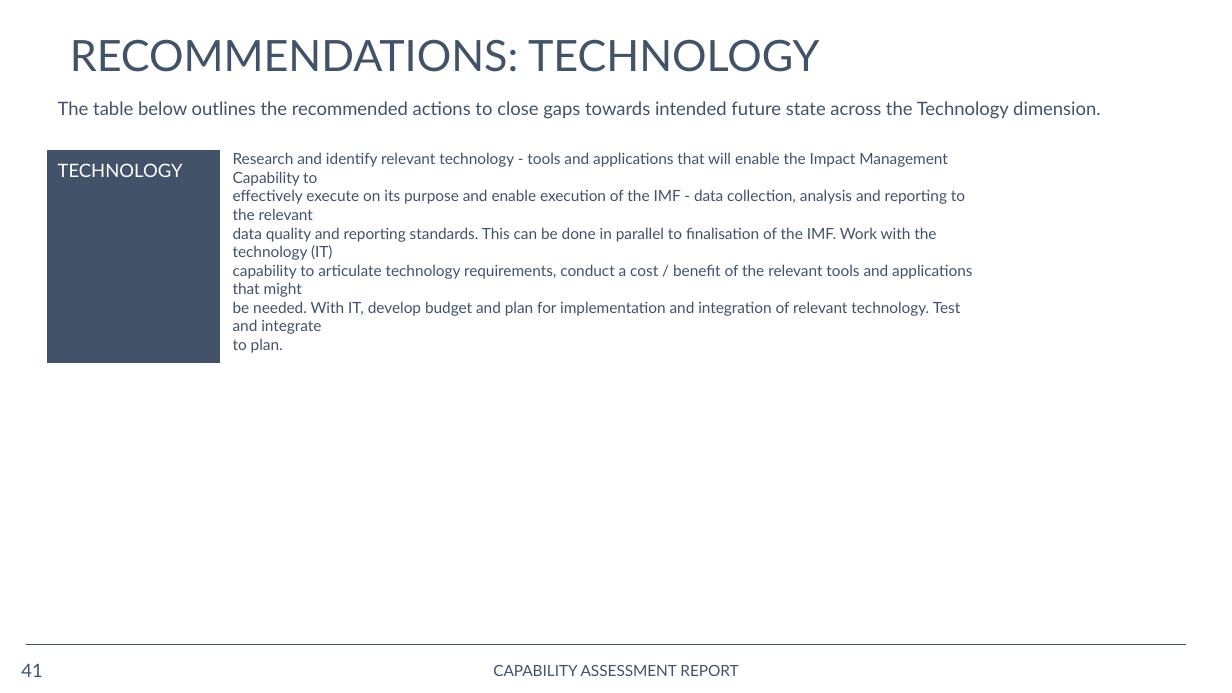
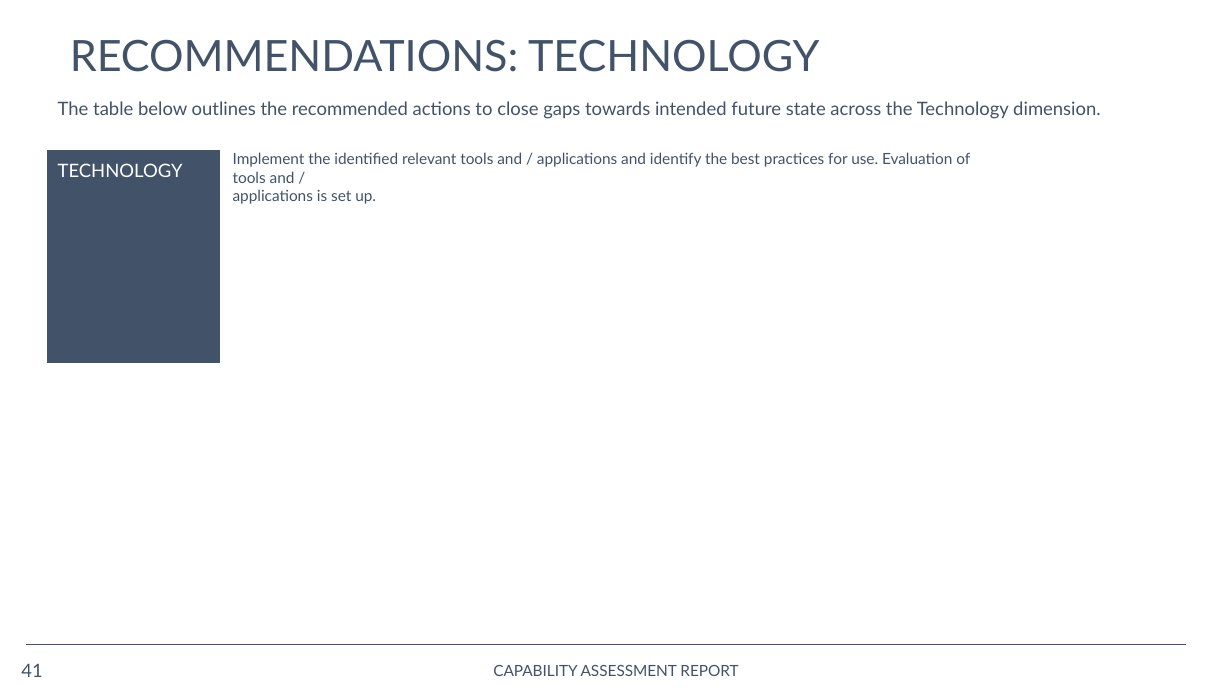
Before and after one commit to opus-meum/power-automate, a slide deck: slide 41 of Capability Assessment Report.pptx. Drawn at 1232x693 pixels with LibreOffice and Linux fonts; fonts in the diff are those of the drawing; background and template pictures are left out. Boxes give left, top, right and bottom in pixels: in the first picture for what was removed or moved away, otherwise in the second. Text is boxed around its words. In the diff, an @@ line names an element or a change of style, - is before the commit and + after.

```diff
--- a/Capability Assessment Report.pptx
+++ b/Capability Assessment Report.pptx
@@ text at [233,152,970,204]: text changed @@
-Research and identify relevant technology - tools and applications that will enable the Impact Management Capability to
-effectively execute on its purpose and enable execution of the IMF - data collection, analysis and reporting to the relevant
-data quality and reporting standards. This can be done in parallel to finalisation of the IMF. Work with the technology (IT)
-capability to articulate technology requirements, conduct a cost / benefit of the relevant tools and applications that might
-be needed. With IT, develop budget and plan for implementation and integration of relevant technology. Test and integrate
-to plan.
+Implement the identified relevant tools and / applications and identify the best practices for use. Evaluation of tools and /
+applications is set up.
```
Also in this commit, not shown: 11 other slides changed, 19 other files.
